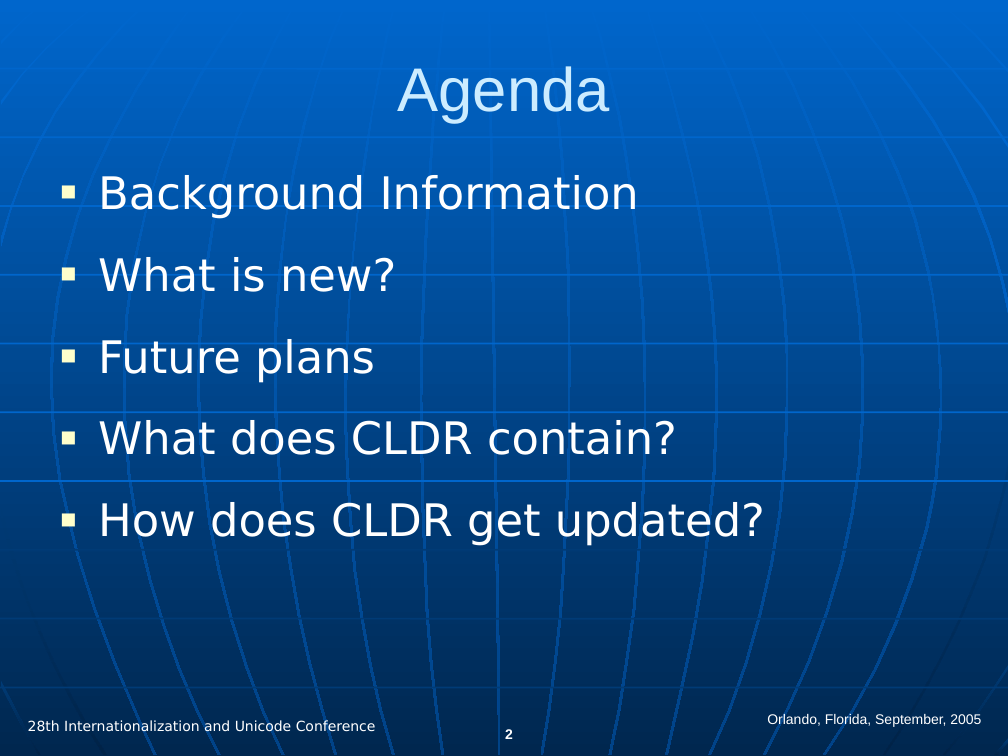
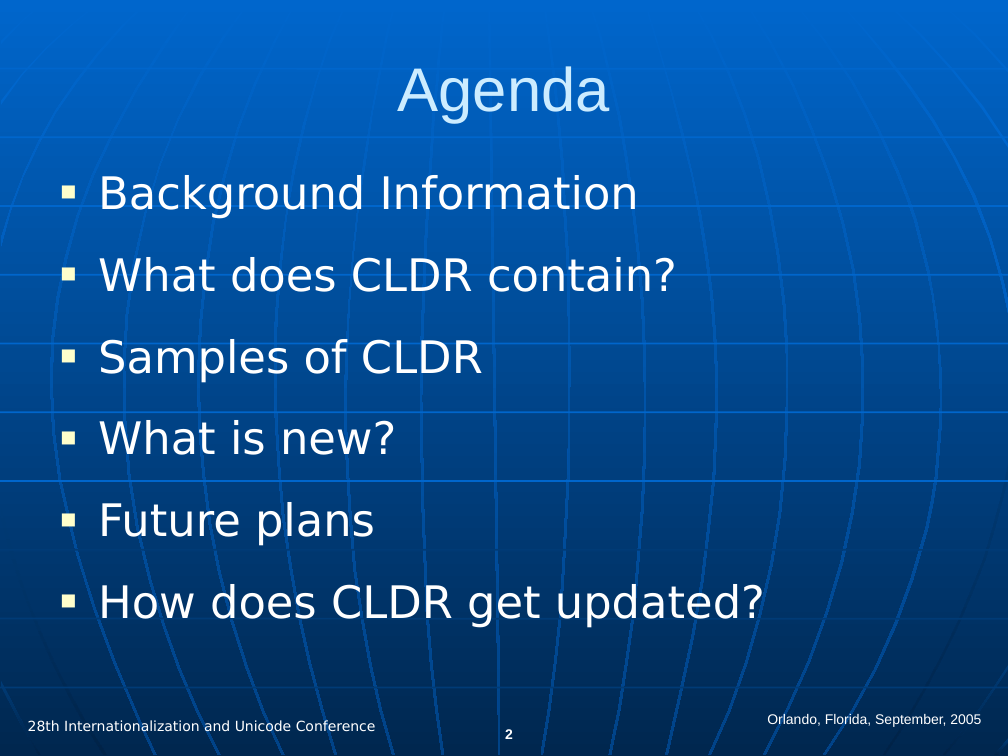
Before and after one commit to svn2github/CLDR, a slide deck: slide 2 of trunk/docs/presentations/cldr_overview.ppt. Drawn at 1008x756 pixels with LibreOffice and Linux fonts; fonts in the diff are those of the drawing. Boxes give left, top, right and bottom in pixels: in the first picture for what was removed or moved away, otherwise in the second. Text is boxed around its words. In the diff, an @@ line names an element or a change of style, - is before the commit and + after.

```diff
--- a/trunk/docs/presentations/cldr_overview.ppt
+++ b/trunk/docs/presentations/cldr_overview.ppt
@@ text at <box>98,257,677,383</box>: paragraphs added @@
+■ What does CLDR contain?
+■ Samples of CLDR
@@ text at <box>98,420,677,455</box>: paragraph removed @@
-■ What does CLDR contain?
```
Also in this commit, not shown: 15 other slides changed, 2 slides added, 6 slides removed.
